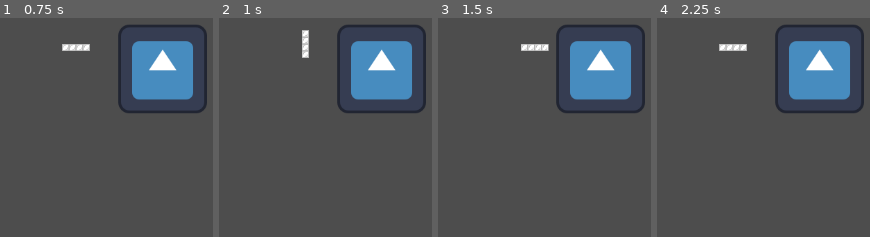
Above: before the commit, frames 1-4 (left to right).
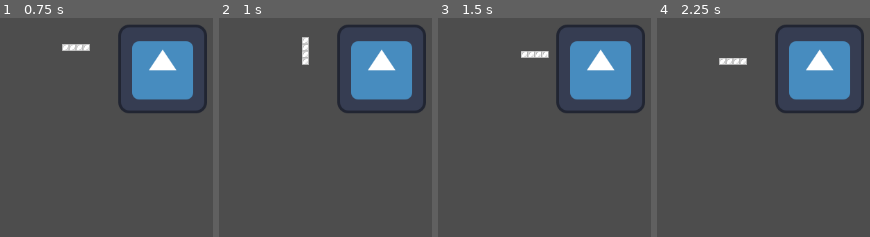
Above: after the commit, the same moments.

Repository: HenriqueCamillo/Dupartitris
Game: Godot game, scene res://Scenes/game.tscn
Two runs of this game, one before a commit and one after it. Both use one fixed random seed, a clock stepped at 60 frames per second and the inputs below. The engine's default icon, where the game draws it, is replaced by a stand-in: a white triangle on a blue panel in a dark square.
Inputs:
- Up to frame 1 (0.75 s): tap Enter at 0.5 s; hold Right (move_right) from 0.53 s (still down); tap Up (hard_drop) at 0.6 s
- Up to frame 2 (1 s): keep holding Right (move_right); tap X (rotate_clockwise) at 0.8 s
- Up to frame 3 (1.5 s): tap Space at 1.25 s; release Right (move_right) at 1.28 s; hold Left (move_left) from 1.28 s (still down); tap X (rotate_clockwise) at 1.35 s
- Up to frame 4 (2.25 s): tap Z (rotate_counterclockwise) at 1.55, 2.1 s; tap Enter at 2 s; release Left (move_left) at 2.03 s; hold Right (move_right) from 2.03 s (still down)

Frame 1 is identical in both runs. In frame 2, 0.2% of the frame differs, in the area x 38-43%, y 5-22%; in frame 3, 0.8%, in the area x 38-53%, y 11-19%; in frame 4, 0.8%.

Commit message:
Automatic drop wiht different level gravities and soft drop button

Diff:
--- a/Scenes/tetris_manager.tscn
+++ b/Scenes/tetris_manager.tscn
@@ -11,6 +11,24 @@
 input_handler = NodePath("InputHandler")
 grid = NodePath("TGrid")
 das_timer = NodePath("DASUpdateTimer")
+drop_time_transitions = Dictionary[int, float]({
+0: 0.8,
+1: 0.717,
+2: 0.633,
+3: 0.55,
+4: 0.467,
+5: 0.383,
+6: 0.3,
+7: 0.217,
+8: 0.133,
+9: 0.1,
+10: 0.083,
+13: 0.067,
+16: 0.05,
+19: 0.033,
+29: 0.017
+})
+soft_drop_time = 0.033
 
 [node name="InputHandler" parent="." instance=ExtResource("2_gy7op")]
 
@@ -24,7 +42,9 @@
 wait_time = 0.1
 
 [connection signal="das_changed" from="InputHandler" to="." method="_on_das_changed"]
+[connection signal="hard_drop_pressed" from="InputHandler" to="." method="_on_hard_drop_pressed"]
 [connection signal="horizontal_input_changed" from="InputHandler" to="." method="_on_horizontal_input_changed"]
 [connection signal="rotate_clockwise_pressed" from="InputHandler" to="." method="_on_rotate_clockwise_pressed"]
 [connection signal="rotate_counterclockwise_pressed" from="InputHandler" to="." method="_on_rotate_counterclockwise_pressed"]
+[connection signal="soft_drop_input_changed" from="InputHandler" to="." method="_on_soft_drop_input_changed"]
 [connection signal="timeout" from="DASUpdateTimer" to="." method="_on_das_timer_timeout"]
--- a/Scripts/Gameplay/input_handler.gd
+++ b/Scripts/Gameplay/input_handler.gd
@@ -14,7 +14,6 @@
 signal soft_drop_input_changed(is_pressed: bool)
 signal rotate_clockwise_pressed()
 signal rotate_counterclockwise_pressed()
-
 
 func _ready() -> void:
 	TInput.actions[TInput.ActionId.MOVE_LEFT].changed.connect(on_move_left_change)
@@ -54,6 +53,7 @@
 	horizontal_input_changed.emit(horizontal_input)
 	das_changed.emit(false)
 
+# TODO: Consider WASD as a Vector2 to DAS and Soft Drop cancel themselves when simultaneously, just like nes tetris
 func _on_das_timer_timeout() -> void:
 	das_changed.emit(true)
 
--- a/Scripts/Gameplay/piece.gd
+++ b/Scripts/Gameplay/piece.gd
@@ -65,6 +65,9 @@
 
 	return rotation % piece_data.variants as Enums.Rotation
 
+func move_down_one_row() -> void:
+	move(Vector2i(0, 1))
+
 func move_sideways(offset: int) -> void:
 	move(Vector2i(offset, 0))
 
--- a/Scripts/Gameplay/tetris_manager.gd
+++ b/Scripts/Gameplay/tetris_manager.gd
@@ -5,7 +5,33 @@
 @export var grid: TGrid
 @export var das_timer: Timer
 
-var current_piece: Piece
+@export var drop_time_transitions: Dictionary[int, float]
+@export var soft_drop_time: float
+
+var drop_time: float
+var level: int:
+	set(value):
+		level = value
+		if drop_time_transitions.has(level):
+			level_drop_time = drop_time_transitions[level]
+
+var level_drop_time: float:
+	set(value):
+		if level_drop_time == value:
+			return
+
+		level_drop_time = value
+		update_drop_time()
+
+var is_soft_dropping: bool:
+	set(value):
+		if is_soft_dropping == value:
+			return
+
+		is_soft_dropping = value
+		update_drop_time()
+
+var falling_piece: Piece
 var das_direction: int
 var das_enabled: bool:
 	set(value):
@@ -19,29 +45,69 @@
 			das_timer.stop()
 
 func _ready() -> void:
-	start_game()
+	start_game(0)
 
-func start_game() -> void:
+func start_game(start_level: int) -> void:
+	level = start_level
+	level_drop_time = get_start_level_drop_time(start_level)
+	update_drop_time()
 	spawn_next_piece()
 
+var elapsed_drop_time: float
+func _process(delta: float) -> void:
+	elapsed_drop_time += delta
+
+	if elapsed_drop_time >= drop_time:
+		apply_timed_drop()
+
+func apply_timed_drop() -> void:
+	drop_piece_one_row()
+	elapsed_drop_time = 0
+
+func drop_piece_one_row() -> void:
+	if falling_piece != null:
+		falling_piece.move_down_one_row()
+
+@warning_ignore("shadowed_variable")
+func get_start_level_drop_time(level: int) -> float:
+	if drop_time_transitions.has(level):
+		return drop_time_transitions[level]
+
+	while level > 0:
+		level -= 1
+		if drop_time_transitions.has(level):
+			return drop_time_transitions[level]
+
+	push_error("Level 0 does not have a drop_time set. Using arbitrary start drop_time")
+	return 1.0
+
+func update_drop_time() -> void:
+	if is_soft_dropping:
+		drop_time = min(level_drop_time, soft_drop_time)
+	else:
+		drop_time = level_drop_time
+
+	if elapsed_drop_time > drop_time:
+		apply_timed_drop()
+
 func spawn_next_piece() -> void:
-	current_piece = spawner.spawn_piece()
-	self.add_child(current_piece)
+	falling_piece = spawner.spawn_piece()
+	self.add_child(falling_piece)
 
 func _on_rotate_clockwise_pressed() -> void:
-	if current_piece != null:
-		current_piece.rotate_clockwise()
+	if falling_piece != null:
+		falling_piece.rotate_clockwise()
 
 func _on_rotate_counterclockwise_pressed() -> void:
-	if current_piece != null:
-		current_piece.rotate_counterclockwise()
+	if falling_piece != null:
+		falling_piece.rotate_counterclockwise()
 
 func _on_horizontal_input_changed(direction: int) -> void:
-	if current_piece == null:
+	if falling_piece == null:
 		return
 
 	if direction != 0:
-		current_piece.move_sideways(direction)
+		falling_piece.move_sideways(direction)
 		das_direction = direction
 
 	das_enabled = false
@@ -50,5 +116,12 @@
 	das_enabled = enabled
 
 func _on_das_timer_timeout() -> void:
-	if current_piece != null:
-		current_piece.move_sideways(das_direction)
+	if falling_piece != null:
+		falling_piece.move_sideways(das_direction)
+
+func _on_soft_drop_input_changed(is_pressed: bool) -> void:
+	is_soft_dropping = is_pressed
+
+# TODO:
+func _on_hard_drop_pressed() -> void:
+	pass
--- a/Scripts/Globals/grid_settings.gd
+++ b/Scripts/Globals/grid_settings.gd
@@ -1,5 +1,6 @@
 extends Node
 
+# TODO: This doesn't need to be global, can be on TGrid and passed to the pieces on spawn
 const BLOCK_SIZE: int = 10
 const GRID_SIZE := Vector2i(10, 20)
 const INITIAL_POSITION := Vector2i(4, 0)
